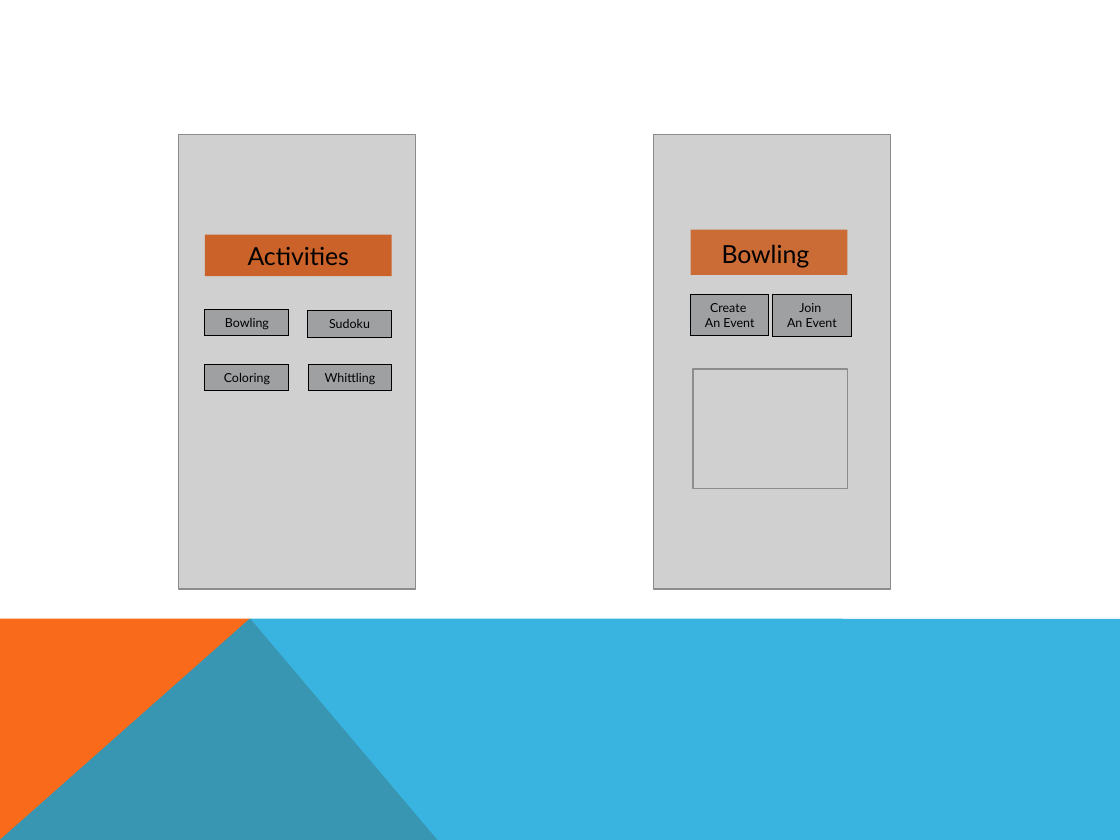
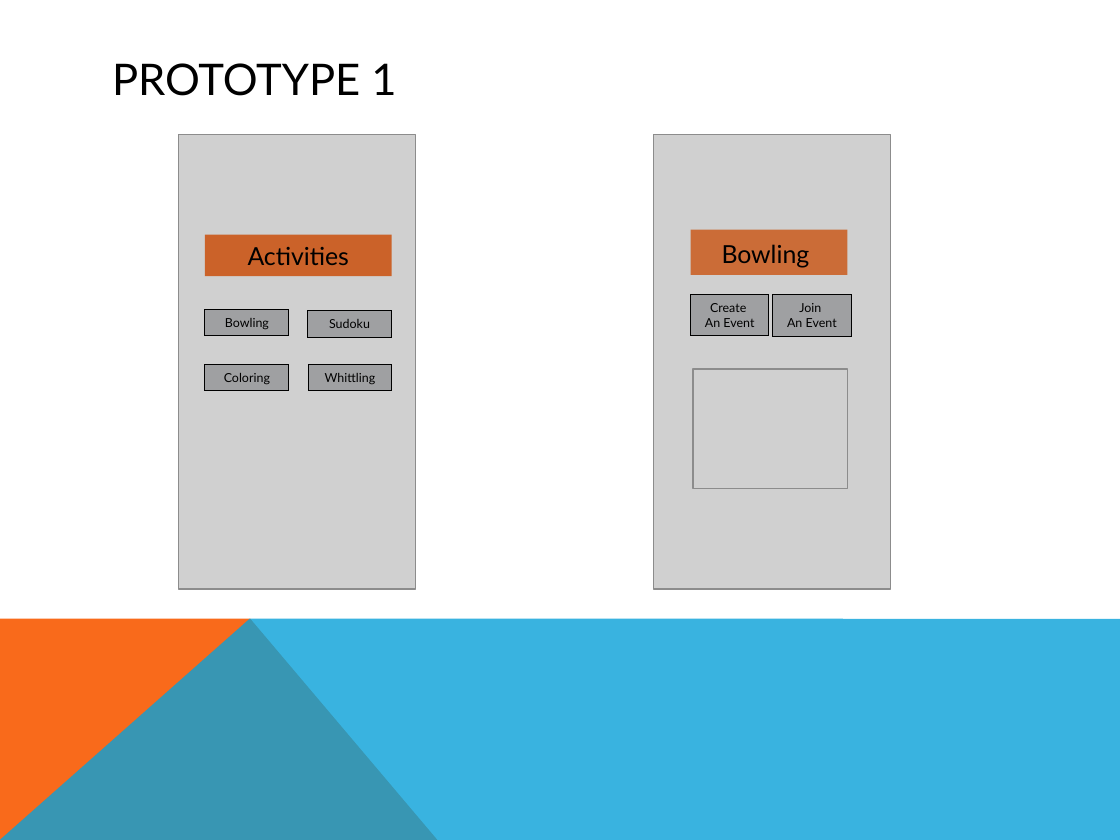
Before and after one commit to asu-cis-capstone/friendzone, a slide deck: slide 4 of FriendZone v 2.1.pptx. Drawn at 1120x840 pixels with LibreOffice and Linux fonts; fonts in the diff are those of the drawing; grey boxes stand for pictures. Boxes give left, top, right and bottom in pixels: in the first picture for what was removed or moved away, otherwise in the second. Text is boxed around its words. In the diff, an @@ line names an element or a change of style, - is before the commit and + after.

```diff
--- a/FriendZone v 2.1.pptx
+++ b/FriendZone v 2.1.pptx
@@ title added at <box>112,63,396,96</box>, 28 pt, text #000000 @@
+PROTOTYPE 1
```
Also in this commit, not shown: 2 other slides changed, 4 slides added, 3 slides removed.
